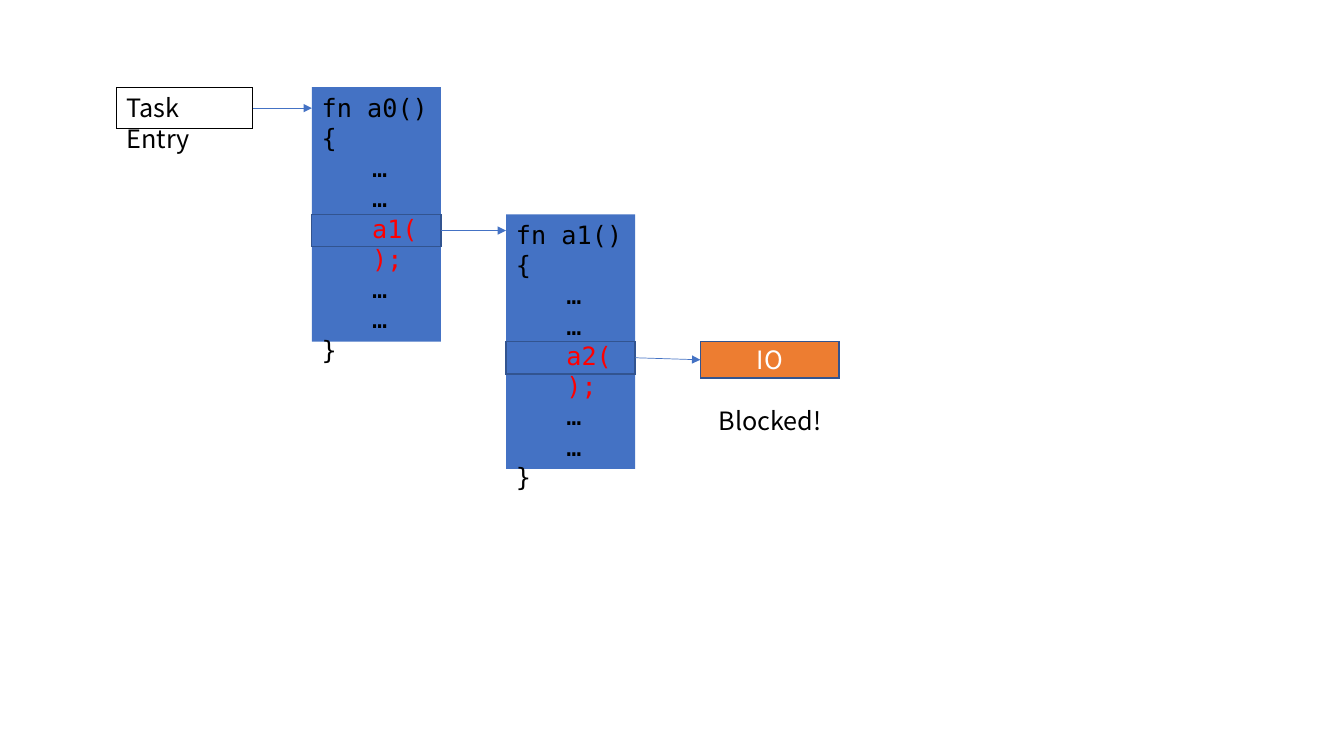
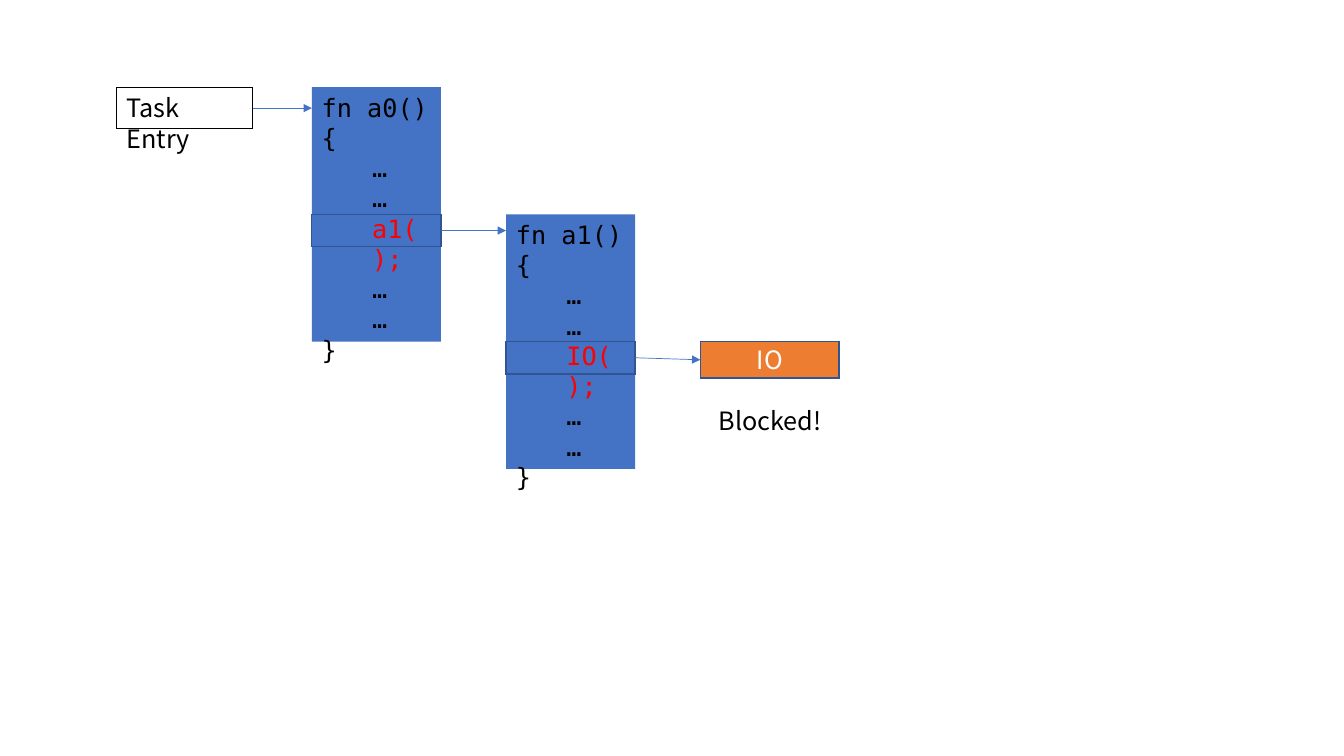
Before and after one commit to wyfcyx/osnotes, a slide deck: slide 5 of Rust/rust-async-introduction/演示文稿1.pptx. Drawn at 1344x756 pixels with LibreOffice and Linux fonts; fonts in the diff are those of the drawing. Boxes give left, top, right and bottom in pixels: in the first picture for what was removed or moved away, otherwise in the second. Text is boxed around its words. In the diff, an @@ line names an element or a change of style, - is before the commit and + after.

```diff
--- a/Rust/rust-async-introduction/演示文稿1.pptx
+++ b/Rust/rust-async-introduction/演示文稿1.pptx
@@ text in rectangle at (566, 346, 612, 369): text changed @@
-  a2();
+  IO();
```
Also in this commit, not shown: 7 slides added, 11 other files.
